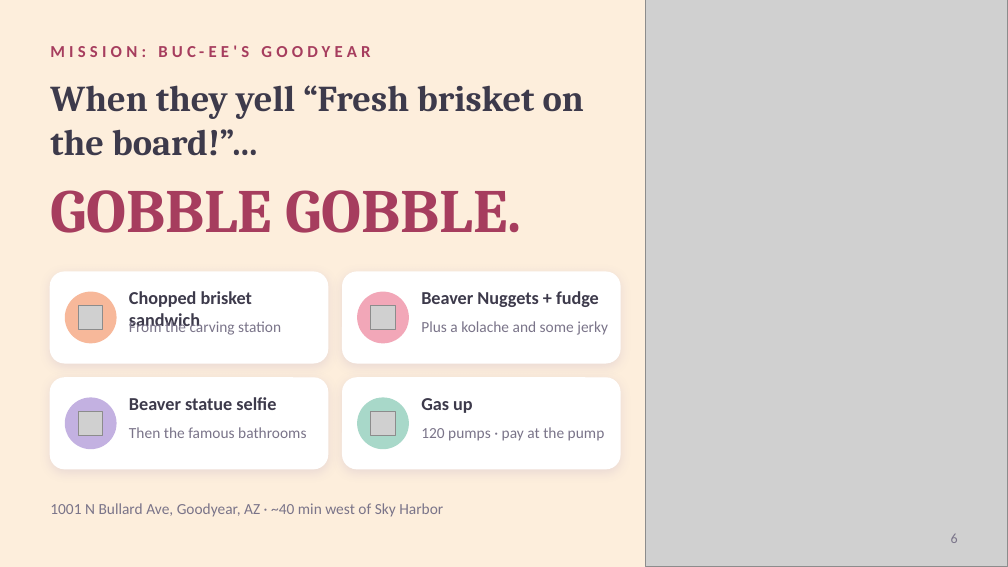
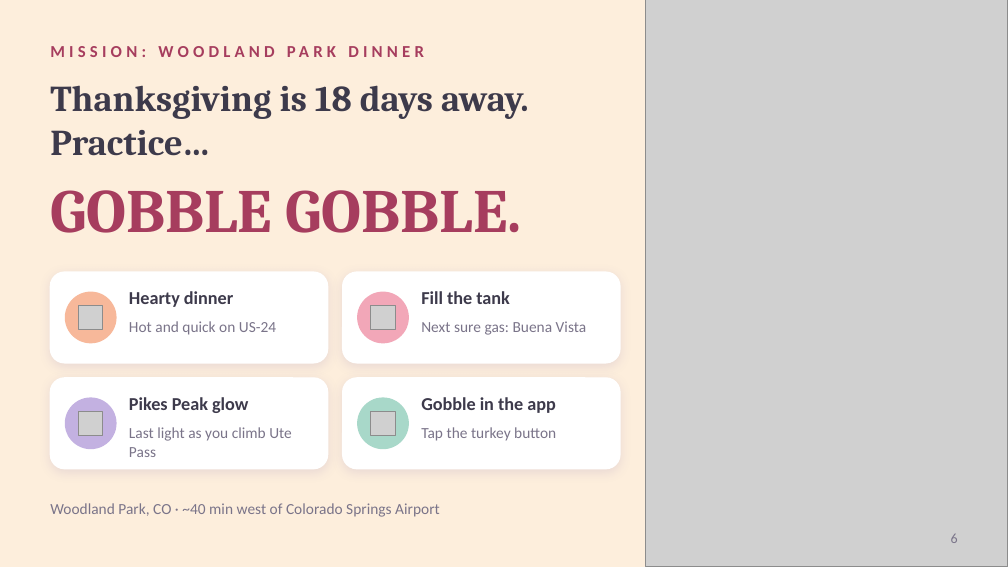
Before and after one commit to kohl-crypto/desert-to-divide, a slide deck: slide 6 of Desert-to-Divide-Tour-Guide.pptx. Drawn at 1008x567 pixels with LibreOffice and Linux fonts; fonts in the diff are those of the drawing; grey boxes stand for pictures. Boxes give left, top, right and bottom in pixels: in the first picture for what was removed or moved away, otherwise in the second. Text is boxed around its words. In the diff, an @@ line names an element or a change of style, - is before the commit and + after.

```diff
--- a/Desert-to-Divide-Tour-Guide.pptx
+++ b/Desert-to-Divide-Tour-Guide.pptx
@@ text at [221,45,249,57]: text changed @@
-MISSION: BUC-EE'S GOODYEAR
+MISSION: WOODLAND PARK DINNER
@@ text at [50,85,529,156]: text changed @@
-When they yell “Fresh brisket on the board!”…
+Thanksgiving is 18 days away. Practice…
@@ text at [129,291,233,307]: text changed @@
-Chopped brisket sandwich
+Hearty dinner
@@ text at [421,291,510,304]: text changed @@
-Beaver Nuggets + fudge
+Fill the tank
@@ text at [129,321,276,335]: text changed @@
-From the carving station
+Hot and quick on US-24
@@ text at [421,321,587,335]: text changed @@
-Plus a kolache and some jerky
+Next sure gas: Buena Vista
@@ text at [129,397,248,413]: text changed @@
-Beaver statue selfie
+Pikes Peak glow
@@ text at [421,397,556,413]: text changed @@
-Gas up
+Gobble in the app
@@ text at [129,427,292,457]: text changed @@
-Then the famous bathrooms
+Last light as you climb Ute Pass
@@ text at [421,427,556,441]: text changed @@
-120 pumps · pay at the pump
+Tap the turkey button
@@ text at [50,503,440,517]: text changed @@
-1001 N Bullard Ave, Goodyear, AZ · ~40 min west of Sky Harbor
+Woodland Park, CO · ~40 min west of Colorado Springs Airport
```
Also in this commit, not shown: 16 other slides changed, 25 other files.
